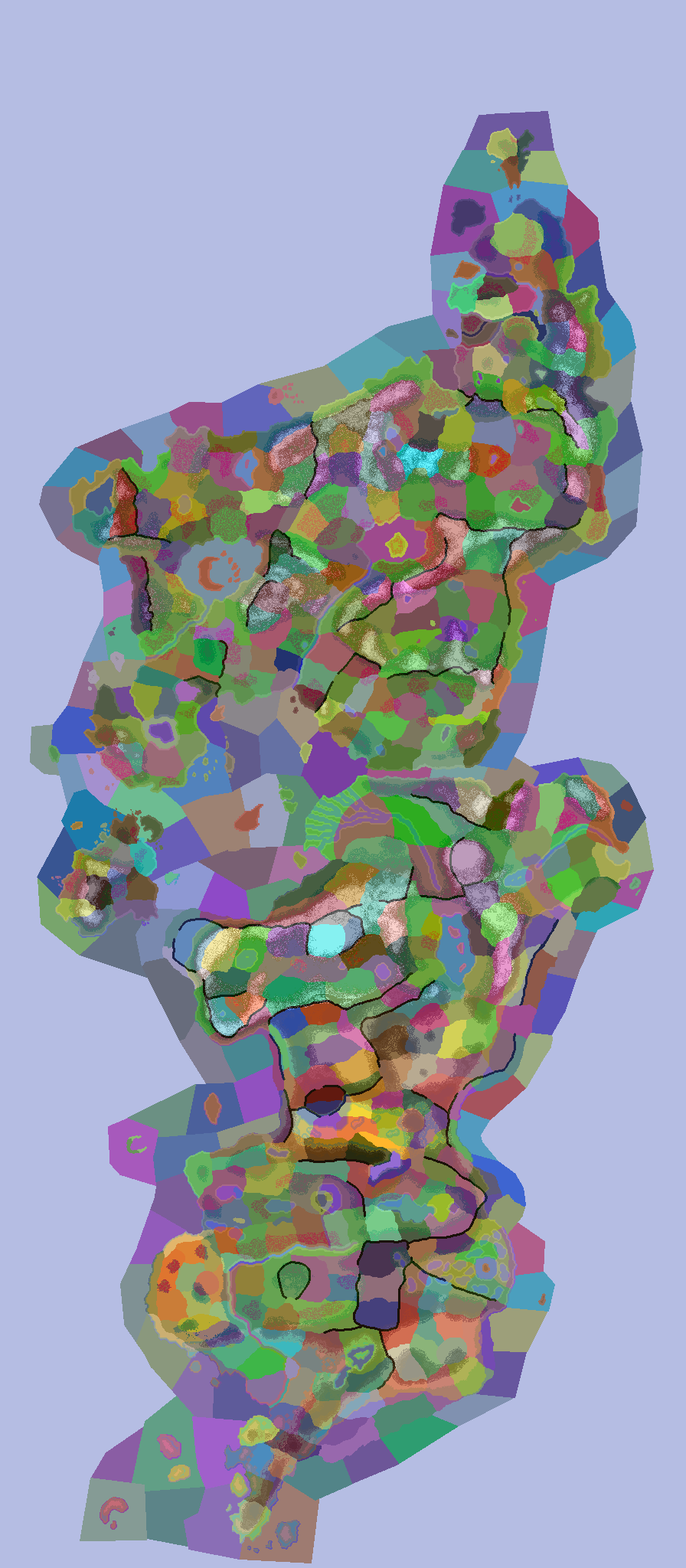
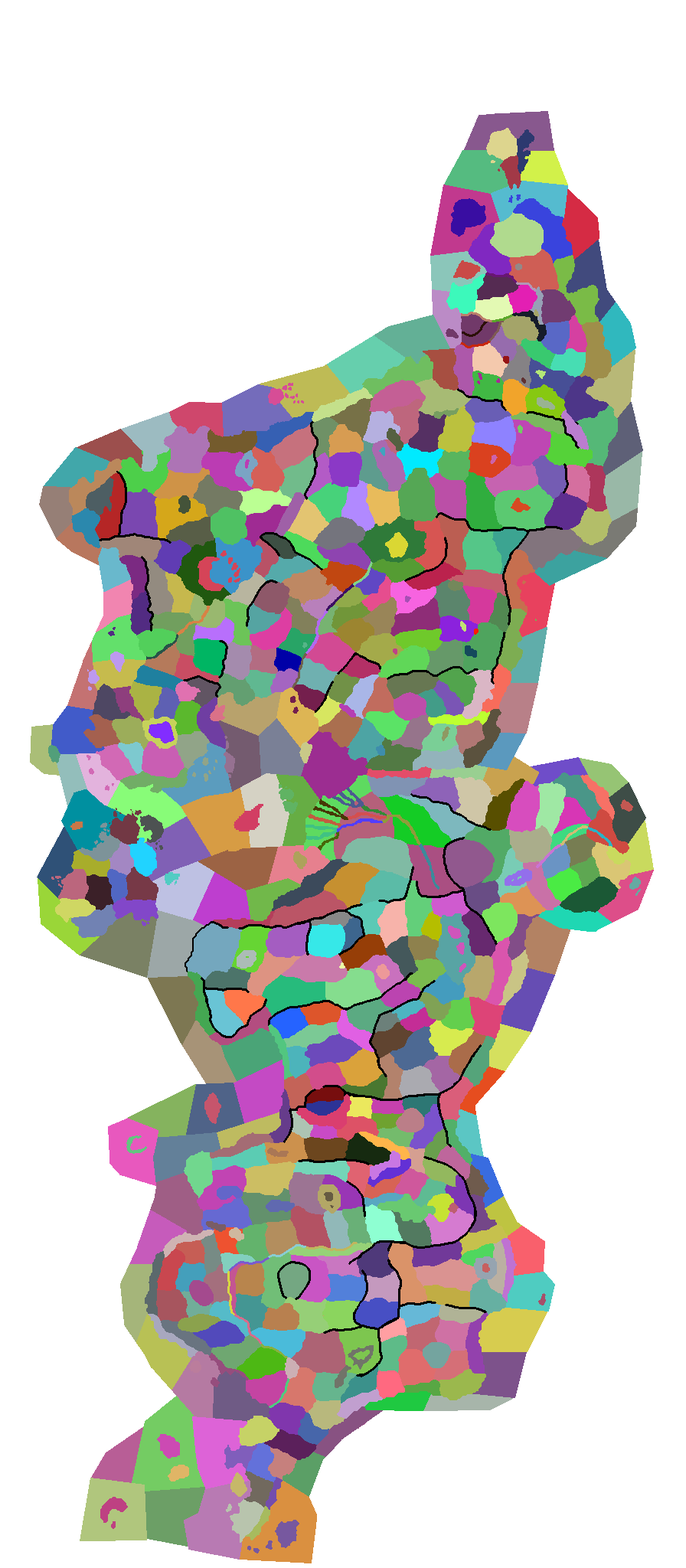
Comparing the layer stacks of the two 686 x 1568 images. Changes:
renamed "Layer #1" to "terrain", hid it, opacity 40% → 100%, painted on it over [0, 0, 686, 1568]
painted on "provinces.bmp" over [82, 356, 638, 1550]
